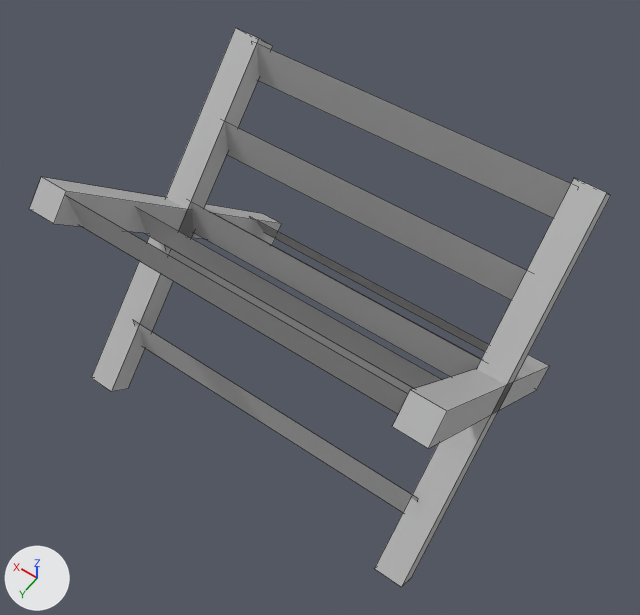
The FBX model Assets/Models/Tank_Trap.fbx: old version first, new version second.
Camera for both pictures: a 50 mm camera at (-2.57, 2.85, 4.15) aimed at (-1.01, 0.67, 0.73). Arrows for +X, +Y and +Z are at lower left; the lights stay in place. Mesh edges are drawn as thin lines. Where no turn or scale is listed for an object, it has been applied to the vertices.

Names of what the first picture shows: 'Tank_Trap_GEO'.
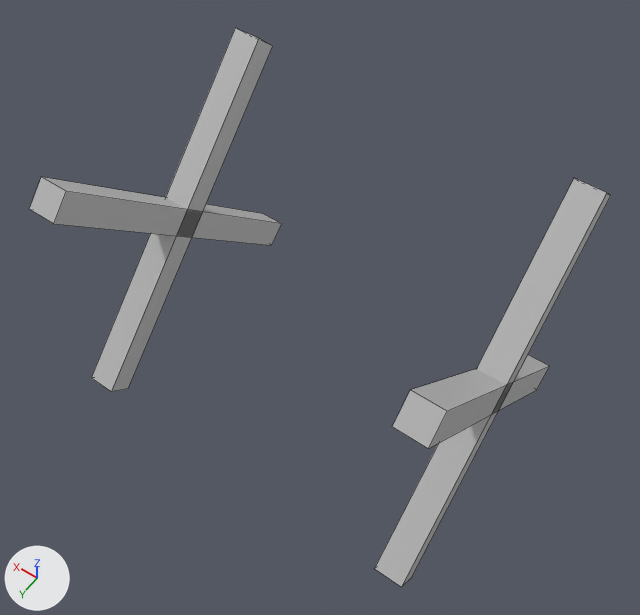
The newer file is also turned or shifted as a whole; pictures and numbers use the older file's frame.

Pixel boxes (x1, y1, x2, y2) of what changed, in the pictures (640 x 615 px):
part 1 of me_mesh, deleted
    before: (67, 44, 571, 513)

The change, as a list of edits to the scene's bpy script:
```text
Change me_mesh:
    used by ob_tank_trap_geo; location = (0.0, -0.019, 0.0)
    remove me_mesh.from_pydata(...)  # 68 vertices, 33 faces; spans x -1.99..0.0, y -0.11..1.41, z 0.0..1.52
    add me_mesh.from_pydata(...)  # 32 vertices, 24 faces; spans x -1.99..0.0, y -0.11..1.41, z 0.0..1.52
    me_mesh part 1: 9 loose pieces with 36 vertices, spanning x -1.88..-0.12, y 0.02..1.32, z 0.16..1.5, are deleted
```
